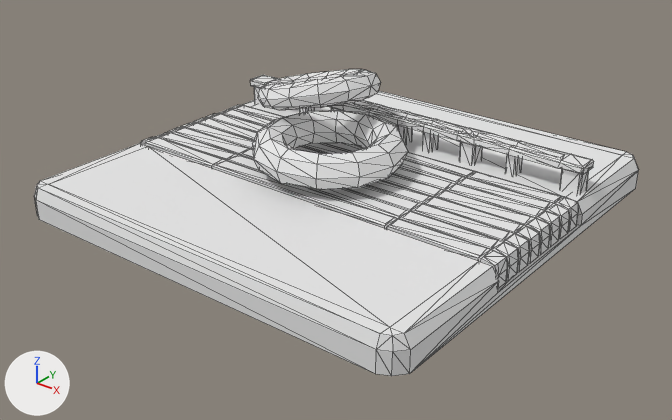
One commit to the glTF model assets/tiles/models/11.glb: the scene before it, then after it.
One viewpoint serves both versions: a 50 mm camera at (1.182, -1.512, 0.9) aimed at (0.025, -0.065, 0.003). Arrows for +X, +Y and +Z are at lower left; the lights stay in place. The first picture is the older version. Mesh edges are drawn as thin lines. Where no turn or scale is listed for an object, it has been applied to the vertices. Vertices at exactly the same position are counted once.

Before the edit, the objects in view are built like this:
```python
me_tripo_mesh_ab301069_c697_4235_8315_409b69be03f3 = bpy.data.meshes.new('tripo_mesh_ab301069-c697-4235-8315-409b69be03f3')
me_tripo_mesh_ab301069_c697_4235_8315_409b69be03f3.from_pydata(...)  # 989 vertices, 1859 faces; spans x -0.496..0.496, y -0.5..0.5, z 0.0..0.275
me_tripo_mesh_ab301069_c697_4235_8315_409b69be03f3.materials.append(mat_tripo_material_ab301069_c697_4235_8315_409b69be03f3)  # its picture is missing
ob_tripo_mesh_ab301069_c697_4235_8315_409b69be03f3 = bpy.data.objects.new('tripo_mesh_ab301069-c697-4235-8315-409b69be03f3', me_tripo_mesh_ab301069_c697_4235_8315_409b69be03f3)
ob_tripo_mesh_ab301069_c697_4235_8315_409b69be03f3.location = (0.0, 0.0, 0.0)
```
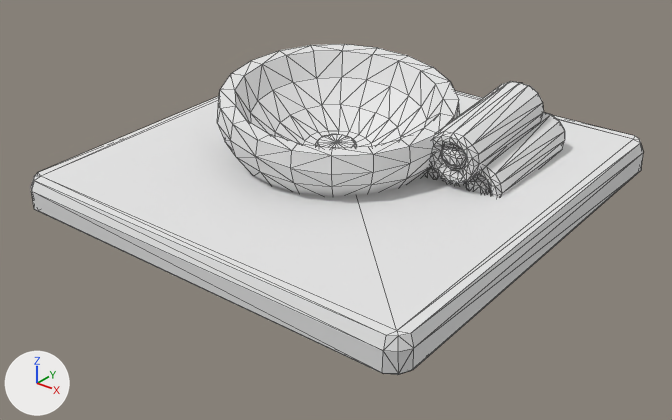
Changed parts and their boxes (x1, y1, x2, y2) in the pictures (672 x 420 px):
'tripo_mesh_ab301069-c697-4235-8315-409b69be03f3', reshaped (8% taller)
    before: (34, 69, 639, 376)
    after: (31, 44, 643, 375)
part 1 of me_tripo_mesh_ab301069_c697_4235_8315_409b69be03f3, rebuilt
    before: (34, 91, 639, 376)
    after: (31, 91, 643, 375)
part 2 of me_tripo_mesh_ab301069_c697_4235_8315_409b69be03f3, added (mostly hidden)
    after: (424, 167, 450, 183)
part 3 of me_tripo_mesh_ab301069_c697_4235_8315_409b69be03f3, added
    after: (431, 81, 544, 183)
part 4 of me_tripo_mesh_ab301069_c697_4235_8315_409b69be03f3, added
    after: (452, 112, 565, 197)
part 5 of me_tripo_mesh_ab301069_c697_4235_8315_409b69be03f3, added
    after: (217, 44, 460, 196)
part 6 of me_tripo_mesh_ab301069_c697_4235_8315_409b69be03f3, added
    after: (316, 134, 357, 148)
part 7 of me_tripo_mesh_ab301069_c697_4235_8315_409b69be03f3, deleted
    before: (250, 69, 594, 194)
part 8 of me_tripo_mesh_ab301069_c697_4235_8315_409b69be03f3, deleted
    before: (140, 105, 578, 288)

The change, as a diff of the scene's bpy script:
```diff
--- a/assets/tiles/models/11.glb.py
+++ b/assets/tiles/models/11.glb.py
@@ me_tripo_mesh_ab301069_c697_4235_8315_409b69be03f3 @@
 # used by ob_tripo_mesh_ab301069_c697_4235_8315_409b69be03f3; location = (0.0, 0.0, 0.0)
-me_tripo_mesh_ab301069_c697_4235_8315_409b69be03f3.from_pydata(...)  # 989 vertices, 1859 faces; spans x -0.496..0.496, y -0.5..0.5, z 0.0..0.275
+me_tripo_mesh_ab301069_c697_4235_8315_409b69be03f3.from_pydata(...)  # 884 vertices, 1744 faces; spans x -0.5..0.5, y -0.5..0.5, z 0.0..0.28
+# me_tripo_mesh_ab301069_c697_4235_8315_409b69be03f3 part 1: the loose piece of 60 vertices spanning x -0.496..0.496, y -0.5..0.5, z 0.0..0.072 is rebuilt with 56 vertices and now spans x -0.5..0.5, y -0.5..0.5, z 0.0..0.131
+# me_tripo_mesh_ab301069_c697_4235_8315_409b69be03f3 part 2: a new loose piece of 199 vertices spanning x 0.14..0.263, y 0.021..0.322, z 0.055..0.198, in mat_tripo_material_ab301069_c697_4235_8315_409b69be03f3 (its picture is missing)
+# me_tripo_mesh_ab301069_c697_4235_8315_409b69be03f3 part 3: a new loose piece of 195 vertices spanning x 0.21..0.337, y -0.011..0.285, z 0.115..0.264, in mat_tripo_material_ab301069_c697_4235_8315_409b69be03f3 (its picture is missing)
+# me_tripo_mesh_ab301069_c697_4235_8315_409b69be03f3 part 4: a new loose piece of 191 vertices spanning x 0.251..0.374, y 0.025..0.324, z 0.051..0.194, in mat_tripo_material_ab301069_c697_4235_8315_409b69be03f3 (its picture is missing)
+# me_tripo_mesh_ab301069_c697_4235_8315_409b69be03f3 part 5: a new loose piece of 182 vertices spanning x -0.294..0.236, y -0.253..0.275, z 0.043..0.28, in mat_tripo_material_ab301069_c697_4235_8315_409b69be03f3 (its picture is missing)
+# me_tripo_mesh_ab301069_c697_4235_8315_409b69be03f3 part 6: a new loose piece of 61 vertices spanning x -0.085..0.007, y -0.03..0.062, z 0.09..0.127, in mat_tripo_material_ab301069_c697_4235_8315_409b69be03f3 (its picture is missing)
+# me_tripo_mesh_ab301069_c697_4235_8315_409b69be03f3 part 7: 7 loose pieces with 427 vertices, spanning x -0.474..0.473, y -0.072..0.25, z 0.06..0.275, are deleted
+# me_tripo_mesh_ab301069_c697_4235_8315_409b69be03f3 part 8: 502 vertices removed from x -0.489..0.489, y -0.21..0.165, z 0.021..0.172
 me_tripo_mesh_ab301069_c697_4235_8315_409b69be03f3.materials.append(mat_tripo_material_ab301069_c697_4235_8315_409b69be03f3)
```
